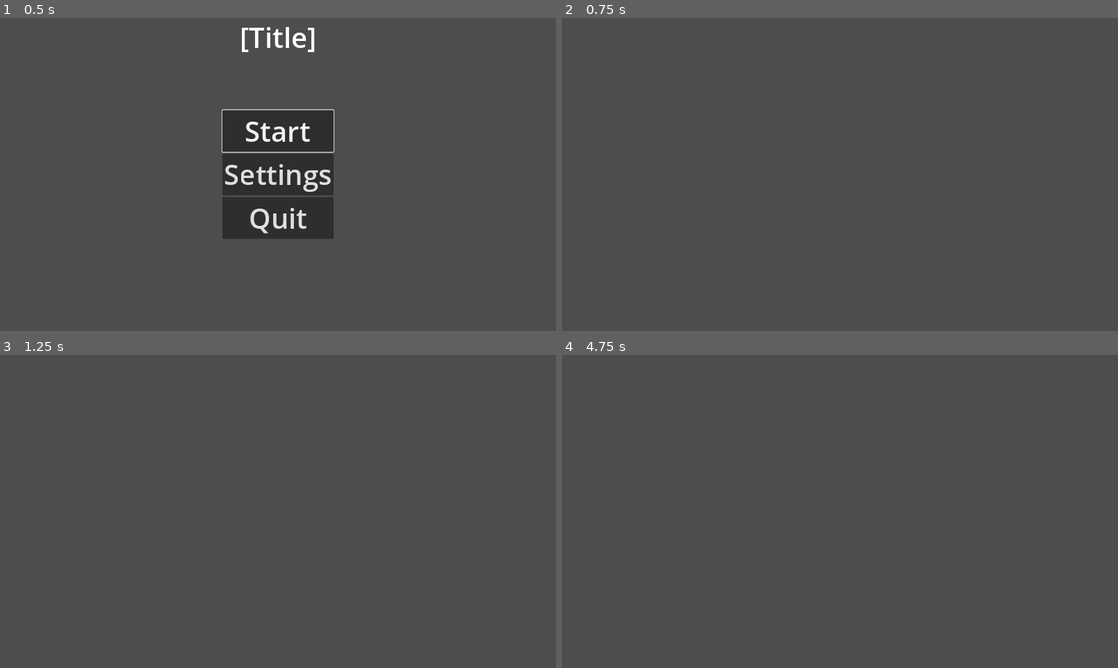
Above: before the commit, frames 1-4 (two rows, left to right).
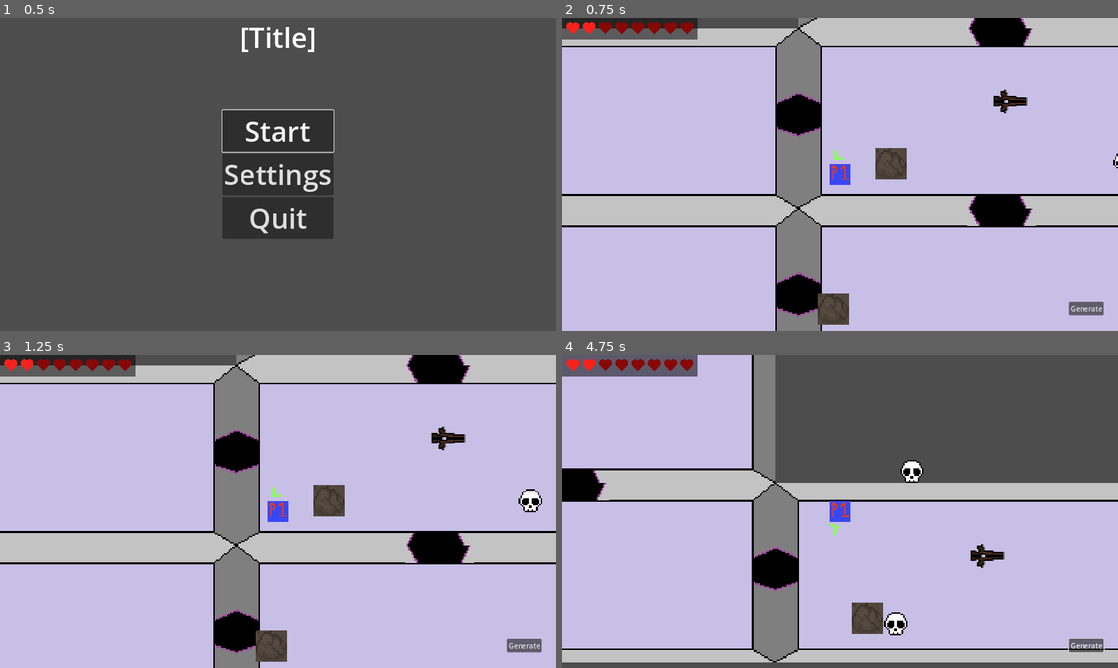
Above: after the commit, the same moments.

Repository: dcordova7146/Team4
Game: Godot game, scene res://main.tscn
The game is run twice, just before and just after one commit, with the same random seed, the same clock (stepped at 60 frames per second) and the same inputs.
Inputs (mouse positions are in pixels of both pictures, inside the frame that each line leads up to):
- Up to frame 1 (0.5 s): no input
- Up to frame 2 (0.75 s): click "Start" at 0.5 s
- Up to frame 3 (1.25 s): no input
- Up to frame 4 (4.75 s): click (1084, 646) at 1.25 s, where only the run after the commit has a clickable "Generate"; move the mouse to (962, 495) at 2.02 s; press the mouse at (962, 495) at 2.03 s; hold D (move_right) 2.03-2.78 s; move the mouse to (728, 527) at 2.77 s; release the mouse at (728, 527) at 2.78 s; hold S (move_down) 2.78-3.53 s; click (728, 527) at 2.85 s; move the mouse to (895, 442) at 3.52 s; press the mouse at (895, 442) at 3.53 s; hold D (move_right) 3.53-4.28 s; move the mouse to (812, 574) at 4.27 s; release the mouse at (812, 574) at 4.28 s; hold W (move_up) from 4.28 s (still down); click (812, 574) at 4.35 s

Frame 1 is identical in both runs. In frame 2, 98% of the frame differs, in the area x 0-100%, y 0-100%; in frame 3, 98%; in frame 4, 73%.
Error before the commit: Parse Error: Could not preload resource file "res://map/dungeon.tscn". (res://main.gd:9)

Commit message:
Add damage number indicators

Diff:
--- a/enemy/skull.gd
+++ b/enemy/skull.gd
@@ -30,6 +30,7 @@
 # Damage detection function, decrement by 1
 func take_damage() -> void:
 	health -= 1
+	Events.health_changed.emit(position, -1)
 	# When health 0, destroy node (kills the mob)
 	if health == 0:
 		die()
--- a/events.gd
+++ b/events.gd
@@ -5,5 +5,6 @@
 
 signal player_died
 signal room_entered(room: Room)
-signal health_changed(lives: int, max_lives: int)
-signal enemy_died(position: Vector2)
+signal health_changed(pos: Vector2, amount: int)
+signal lives_changed(current_lives: int, max_lives: int)
+signal enemy_died(pos: Vector2)
--- a/map/dungeon.gd
+++ b/map/dungeon.gd
@@ -5,12 +5,15 @@
 signal game_restarted
 signal game_exited_to_menu
 
-const LIFE = preload("res://drop/life.tscn")
+const LIFE: PackedScene = preload("res://drop/life.tscn")
+const HEALTH_CHANGE: PackedScene = preload("res://ui/health_change.tscn")
 
 @onready var spawn: Node2D = $Spawn
+@onready var lives: Lives = $HUD/Lives
 
 
 func _ready() -> void:
+	Events.health_changed.connect(_on_health_changed)
 	visualize(GenerateDungeon.generate(randi_range(-1000,1000)))
 	Events.enemy_died.connect(_on_enemy_died)
 
@@ -42,7 +45,14 @@
 
 
 ## Spawn life pickup at position of where enemy died.
-func _on_enemy_died(position: Vector2) -> void:
+func _on_enemy_died(pos: Vector2) -> void:
 	var life: Node2D = LIFE.instantiate()
-	life.global_position = position
+	life.position = pos
 	add_child(life)
+
+
+func _on_health_changed(pos: Vector2, amount: int) -> void:
+	var health_change: HealthChange = HEALTH_CHANGE.instantiate()
+	health_change.position = pos
+	health_change.display(amount)
+	add_child(health_change)
--- a/map/dungeon.tscn
+++ b/map/dungeon.tscn
@@ -1,13 +1,13 @@
 [gd_scene load_steps=9 format=3 uid="uid://dcj36edtxg3ck"]
 
-[ext_resource type="Script" path="res://map/dungeon.gd" id="1_1hc38"]
-[ext_resource type="PackedScene" uid="uid://do78uiwbgckay" path="res://ui/pause_menu.tscn" id="2_b0rhl"]
-[ext_resource type="PackedScene" uid="uid://doe0sstc3n5sh" path="res://ui/hud.tscn" id="3_fe6pl"]
-[ext_resource type="PackedScene" uid="uid://db5fatnj0uwms" path="res://player/player.tscn" id="4_ep5ry"]
-[ext_resource type="Script" path="res://map/Camera2D.gd" id="5_0dmmm"]
-[ext_resource type="PackedScene" uid="uid://dueklggl1m6m7" path="res://map/rock.tscn" id="6_pociu"]
-[ext_resource type="PackedScene" uid="uid://cexqlf50w1why" path="res://enemy/skull.tscn" id="7_lll3c"]
-[ext_resource type="PackedScene" uid="uid://dx5nejrm0qvau" path="res://enemy/fireball_turret.tscn" id="8_vdk44"]
+[ext_resource type="Script" path="res://map/dungeon.gd" id="1_1hjgm"]
+[ext_resource type="PackedScene" uid="uid://do78uiwbgckay" path="res://ui/pause_menu.tscn" id="2_img3q"]
+[ext_resource type="PackedScene" uid="uid://db5fatnj0uwms" path="res://player/player.tscn" id="3_51vlb"]
+[ext_resource type="PackedScene" uid="uid://dueklggl1m6m7" path="res://map/rock.tscn" id="4_7yry6"]
+[ext_resource type="Script" path="res://map/Camera2D.gd" id="4_hmp84"]
+[ext_resource type="PackedScene" uid="uid://cexqlf50w1why" path="res://enemy/skull.tscn" id="5_u63n0"]
+[ext_resource type="PackedScene" uid="uid://dx5nejrm0qvau" path="res://enemy/fireball_turret.tscn" id="6_gpxj7"]
+[ext_resource type="PackedScene" uid="uid://doe0sstc3n5sh" path="res://ui/hud.tscn" id="7_wap1c"]
 
 [node name="Dungeon" type="Node2D"]
 process_mode = 1
--- a/player/player.gd
+++ b/player/player.gd
@@ -17,7 +17,7 @@
 
 ## Broadcast health state on ready so it may be rendered by the HUD.
 func _ready() -> void:
-	Events.health_changed.emit(lives, max_lives)
+	Events.lives_changed.emit(lives, max_lives)
 
 
 func _physics_process(_delta: float) -> void:
@@ -40,7 +40,6 @@
 	for i: int in get_slide_collision_count():
 		var collision: KinematicCollision2D = get_slide_collision(i)
 		var collider: Object = collision.get_collider()
-		print(collider)
 		var enemy: Skull = collider as Skull
 		if enemy:
 			lose_life()
@@ -61,7 +60,7 @@
 	if lives == 0:
 		Events.player_died.emit()
 	# Let HUD life bar know health state.
-	Events.health_changed.emit(lives, max_lives)
+	Events.lives_changed.emit(lives, max_lives)
 	# Make temporarily invincible.
 	invincibility_timer.start()
 	# Make appearance blink rapidly.
@@ -73,7 +72,7 @@
 	if lives == max_lives:
 		return
 	lives += 1
-	Events.health_changed.emit(lives, max_lives)
+	Events.lives_changed.emit(lives, max_lives)
 
 
 ## Toggle visibility.
--- /dev/null
+++ b/ui/health_change.gd
@@ -0,0 +1,36 @@
+class_name HealthChange
+extends RichTextLabel
+## A number that appears where health changes occur,
+## of the amount of health that was changed.
+
+const COLOR_POSITIVE: Color = Color.GREEN
+const COLOR_NEGATIVE: Color = Color.DARK_ORANGE
+
+@export var relative_position: Vector2 = Vector2(0, 0)
+
+var initial_position: Vector2 = position
+
+
+func _process(_delta: float) -> void:
+	position = initial_position + relative_position
+
+
+func display(amount: int) -> void:
+	var string: String = String.num_int64(amount)
+	# Set color based on whether health was gained or lost.
+	if amount > 0:
+		push_color(COLOR_POSITIVE)
+	elif amount < 0:
+		push_color(COLOR_NEGATIVE)
+		# Remove minus sign
+		string = string.substr(1)
+	initial_position = position
+	($AnimationPlayer as AnimationPlayer).play("float_up")
+	push_outline_color(Color.BLACK)
+	push_outline_size(1)
+	add_text(string)
+
+
+func _on_animation_player_animation_finished(anim_name: StringName) -> void:
+	if anim_name == "float_up":
+		queue_free()
--- /dev/null
+++ b/ui/health_change.tscn
@@ -0,0 +1,34 @@
+[gd_scene load_steps=4 format=3 uid="uid://d3yecngkvimma"]
+
+[ext_resource type="Script" path="res://ui/health_change.gd" id="1_8nx7n"]
+
+[sub_resource type="Animation" id="Animation_ih3y3"]
+resource_name = "float_up"
+tracks/0/type = "bezier"
+tracks/0/imported = false
+tracks/0/enabled = true
+tracks/0/path = NodePath(".:relative_position:y")
+tracks/0/interp = 1
+tracks/0/loop_wrap = true
+tracks/0/keys = {
+"handle_modes": PackedInt32Array(0, 0),
+"points": PackedFloat32Array(0, -0.25, 0, 0.25, 0, -20, -0.25, 0, 0.25, 0),
+"times": PackedFloat32Array(0, 0.5)
+}
+
+[sub_resource type="AnimationLibrary" id="AnimationLibrary_xkbik"]
+_data = {
+"float_up": SubResource("Animation_ih3y3")
+}
+
+[node name="HealthChange" type="RichTextLabel"]
+offset_right = 48.0
+offset_bottom = 40.0
+script = ExtResource("1_8nx7n")
+
+[node name="AnimationPlayer" type="AnimationPlayer" parent="."]
+libraries = {
+"": SubResource("AnimationLibrary_xkbik")
+}
+
+[connection signal="animation_finished" from="AnimationPlayer" to="." method="_on_animation_player_animation_finished"]
--- a/ui/lives.gd
+++ b/ui/lives.gd
@@ -22,7 +22,7 @@
 
 ## Listen to health changes.
 func _ready() -> void:
-	Events.health_changed.connect(_on_health_changed)
+	Events.lives_changed.connect(_on_lives_changed)
 
 
 ## Draw filled hearts, followed by remaining unfilled hearts,
@@ -70,8 +70,9 @@
 	canvas.draw_colored_polygon(points, color)
 
 
-## Redraw with given values.
-func _on_health_changed(lives: int, max_lives: int) -> void:
-	value = lives
+## Redraw HUD life bar with given values.
+func _on_lives_changed(current_lives: int, max_lives: int) -> void:
+	print("REDRAWING...")
+	value = current_lives
 	max_value = max_lives
 	queue_redraw()
